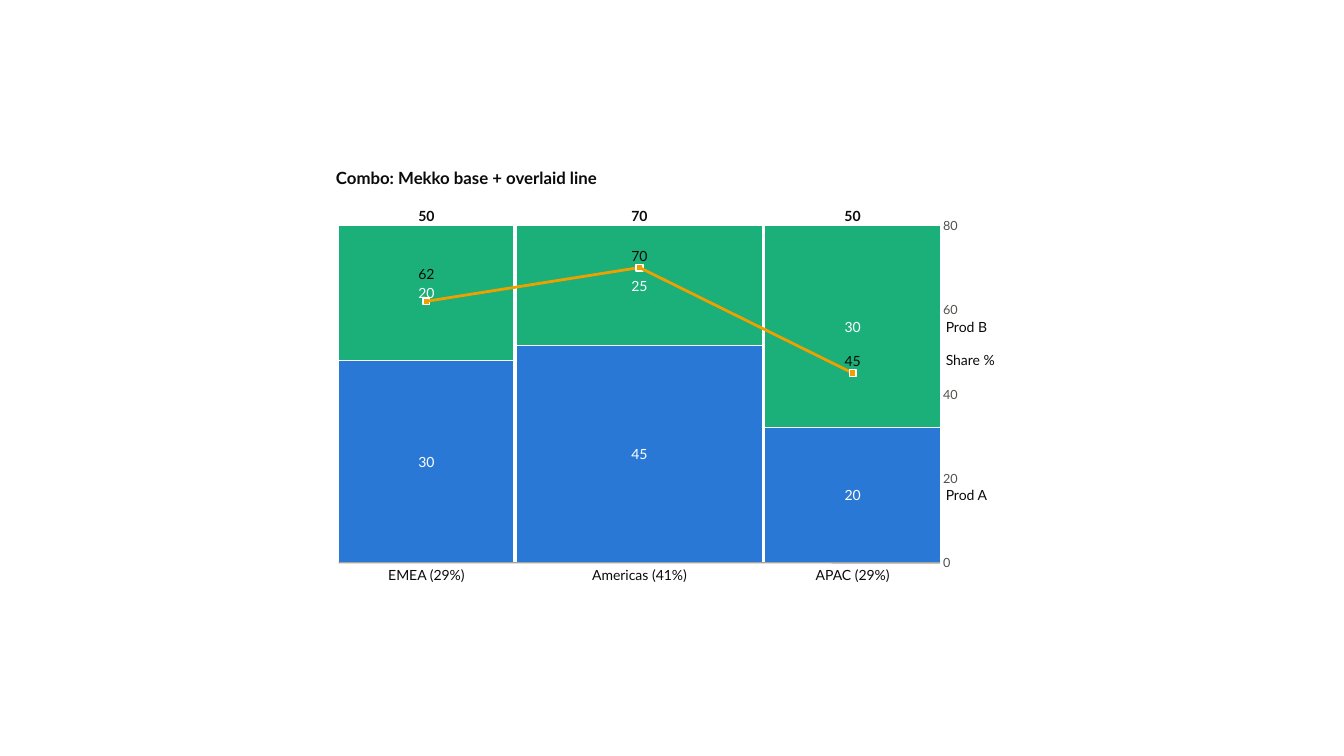
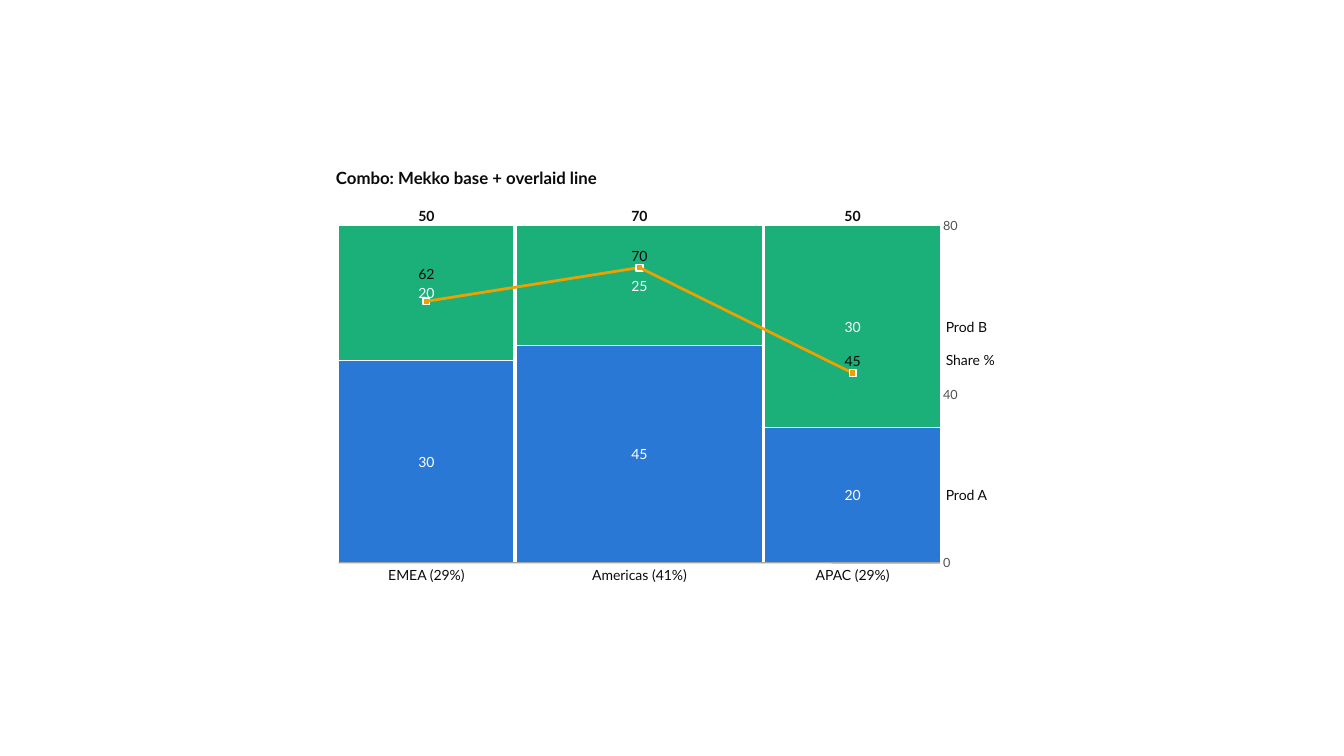
Before and after one commit to dannbleeker/PowerChart, a slide deck: slide 91 of examples/showcase.pptx. Drawn at 1344x756 pixels with LibreOffice and Linux fonts; fonts in the diff are those of the drawing. Boxes give left, top, right and bottom in pixels: in the first picture for what was removed or moved away, otherwise in the second. Text is boxed around its words. In the diff, an @@ line names an element or a change of style, - is before the commit and + after.

```diff
--- a/examples/showcase.pptx
+++ b/examples/showcase.pptx
@@ text removed at box(943, 305, 958, 314) @@
-60
@@ text removed at box(943, 474, 958, 483) @@
-20
```
Also in this commit, not shown: 3 other slides changed, 1 other file.
